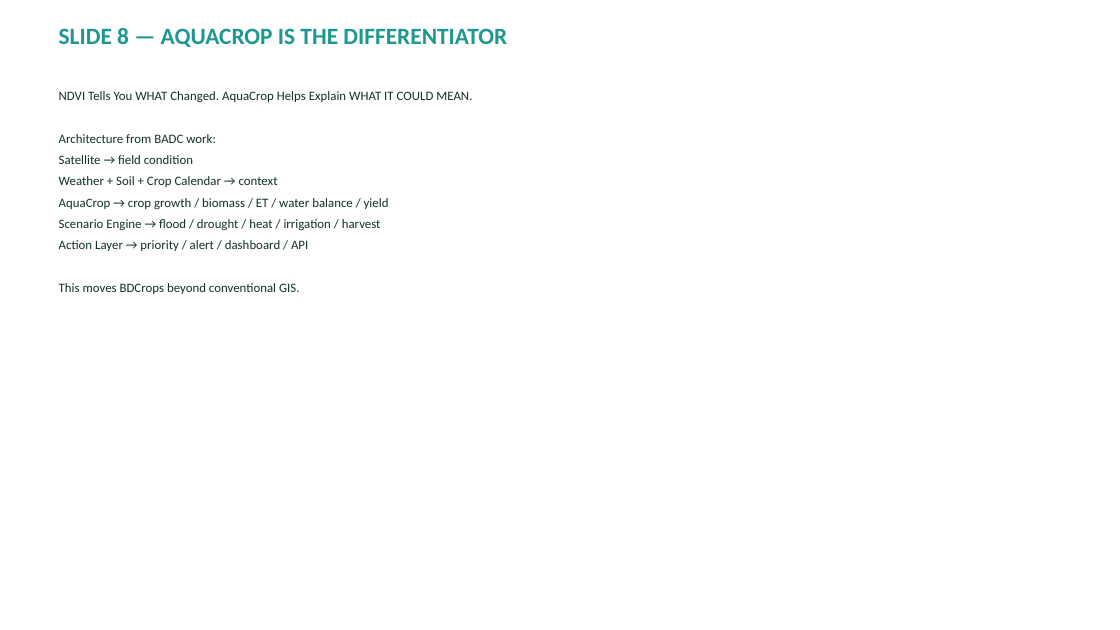
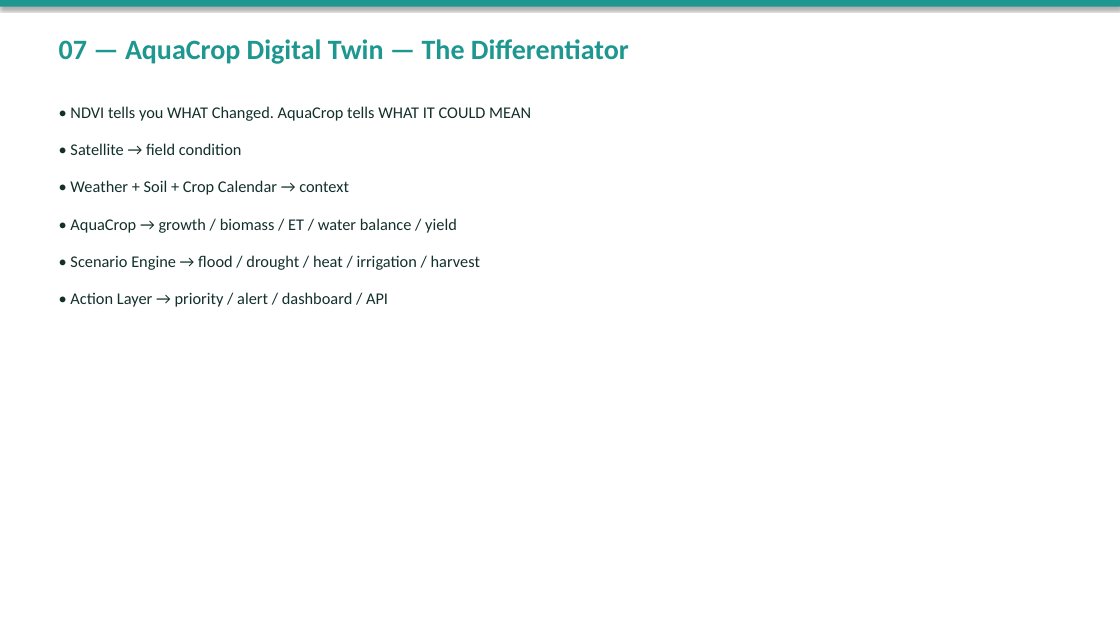
Before and after one commit to bdcrops/web, a slide deck: slide 8 of nextunicorn/BDCrops-Professional-Deck.pptx (slide 9 before the commit). Drawn at 1120x630 pixels with LibreOffice and Linux fonts; fonts in the diff are those of the drawing. Boxes give left, top, right and bottom in pixels: in the first picture for what was removed or moved away, otherwise in the second. Text is boxed around its words. In the diff, an @@ line names an element or a change of style, - is before the commit and + after.

```diff
--- a/nextunicorn/BDCrops-Professional-Deck.pptx
+++ b/nextunicorn/BDCrops-Professional-Deck.pptx
@@ rectangle added at <box>0,0,1120,7</box>, fill #1D9790 @@
@@ text at <box>59,39,629,64</box>: text changed; size 20 to 24 pt @@
-SLIDE 8 — AQUACROP IS THE DIFFERENTIATOR
+07 — AquaCrop Digital Twin — The Differentiator
@@ text at <box>70,106,531,307</box>: text changed; size 11 to 14 pt @@
-NDVI Tells You WHAT Changed. AquaCrop Helps Explain WHAT IT COULD MEAN.
-Architecture from BADC work:
-Satellite → field condition
-Weather + Soil + Crop Calendar → context
-AquaCrop → crop growth / biomass / ET / water balance / yield
-Scenario Engine → flood / drought / heat / irrigation / harvest
-Action Layer → priority / alert / dashboard / API
-This moves BDCrops beyond conventional GIS.
+• NDVI tells you WHAT Changed. AquaCrop tells WHAT IT COULD MEAN
+• Satellite → field condition
+• Weather + Soil + Crop Calendar → context
+• AquaCrop → growth / biomass / ET / water balance / yield
+• Scenario Engine → flood / drought / heat / irrigation / harvest
+• Action Layer → priority / alert / dashboard / API
```
Also in this commit, not shown: 17 other slides changed, 6 slides added, 7 slides removed, 2 other files.
